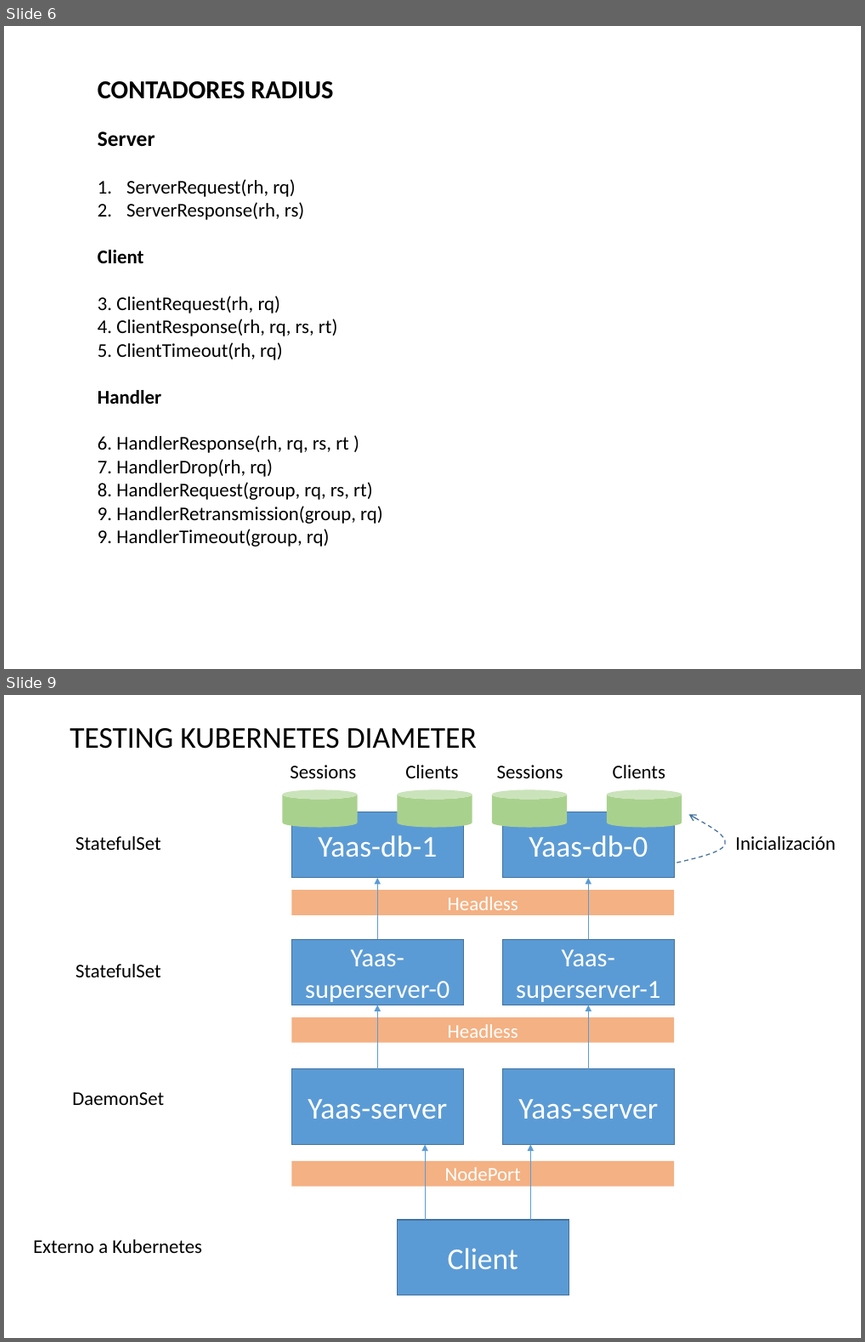
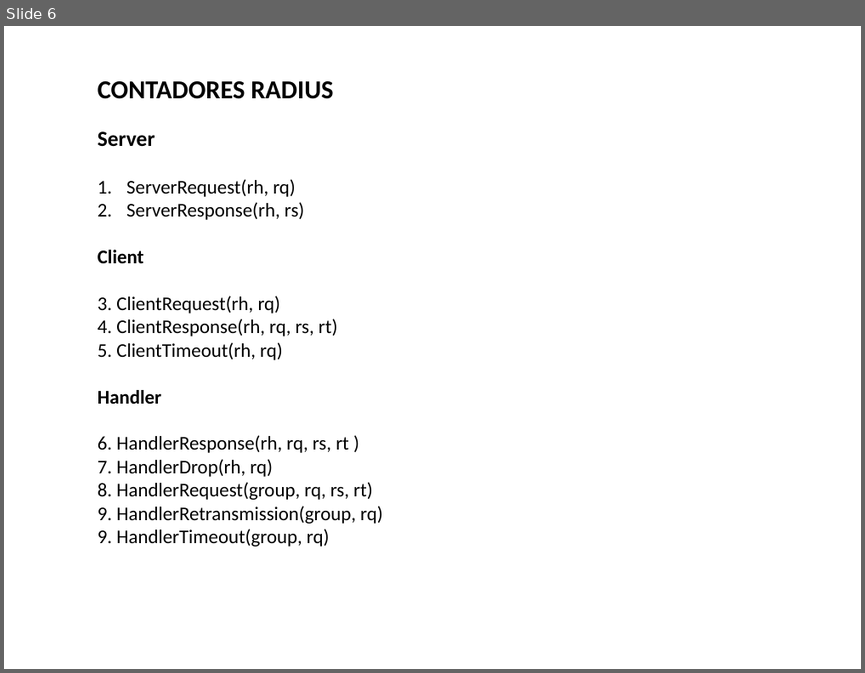
Before and after one commit to francistor/yaas, a slide deck: DiameterServerDesign.pptx. Shown one above the other, each under a label of ours: slides 6 and 9 before the commit, slide 6 after it; the slides between them are not shown. The pictures are 865x1342 and 865x673 pixels, drawn with LibreOffice and Linux fonts; fonts in the diff are those of the drawing. Boxes give left, top, right and bottom in pixels: in the first picture for what was removed or moved away, otherwise in the second. Text is boxed around its words. In the diff, an @@ line names an element or a change of style, - is before the commit and + after.

```diff
--- a/DiameterServerDesign.pptx
+++ b/DiameterServerDesign.pptx
@@ slide 9 removed at (x1=4, y1=695, x2=861, y2=1338), background #FFFFFF @@
@@ text removed at (x1=69, y1=728, x2=477, y2=749) @@
-TESTING KUBERNETES DIAMETER
@@ text removed at (x1=290, y1=765, x2=356, y2=778) @@
-Sessions
@@ text removed at (x1=405, y1=765, x2=458, y2=778) @@
-Clients
@@ text removed at (x1=497, y1=765, x2=563, y2=778) @@
-Sessions
@@ text removed at (x1=613, y1=765, x2=665, y2=778) @@
-Clients
@@ cylinder removed at (x1=282, y1=790, x2=358, y2=827) @@
@@ cylinder removed at (x1=398, y1=790, x2=473, y2=827) @@
@@ cylinder removed at (x1=492, y1=790, x2=568, y2=827) @@
@@ cylinder removed at (x1=607, y1=790, x2=682, y2=827) @@
@@ rectangle removed at (x1=291, y1=812, x2=464, y2=878) @@
-Yaas-db-1
@@ rectangle removed at (x1=502, y1=812, x2=674, y2=878) @@
-Yaas-db-0
@@ freeform shape removed at (x1=677, y1=814, x2=726, y2=862) @@
@@ text removed at (x1=75, y1=836, x2=161, y2=850) @@
-StatefulSet
@@ text removed at (x1=735, y1=836, x2=835, y2=850) @@
-Inicialización
@@ rectangle removed at (x1=291, y1=891, x2=674, y2=915) @@
-Headless
@@ arrow removed from (377, 939) to (377, 878) @@
@@ arrow removed from (589, 939) to (589, 878) @@
@@ rectangle removed at (x1=291, y1=939, x2=464, y2=1004) @@
-Yaas-superserver-0
@@ rectangle removed at (x1=502, y1=939, x2=674, y2=1004) @@
-Yaas-superserver-1
@@ text removed at (x1=75, y1=964, x2=161, y2=977) @@
-StatefulSet
@@ rectangle removed at (x1=291, y1=1018, x2=674, y2=1043) @@
-Headless
@@ arrow removed from (377, 1069) to (377, 1005) @@
@@ arrow removed from (589, 1069) to (589, 1005) @@
@@ rectangle removed at (x1=291, y1=1069, x2=464, y2=1145) @@
-Yaas-server
@@ rectangle removed at (x1=502, y1=1069, x2=674, y2=1145) @@
-Yaas-server
@@ text removed at (x1=72, y1=1092, x2=164, y2=1105) @@
-DaemonSet
@@ arrow removed from (426, 1219) to (426, 1145) @@
@@ arrow removed from (530, 1219) to (530, 1145) @@
@@ rectangle removed at (x1=291, y1=1161, x2=674, y2=1185) @@
-NodePort
@@ rectangle removed at (x1=398, y1=1219, x2=569, y2=1295) @@
-Client
@@ text removed at (x1=33, y1=1239, x2=202, y2=1253) @@
-Externo a Kubernetes
```
Also in this commit, not shown: 2 slides changed, 1 slide added, 2 other files.
